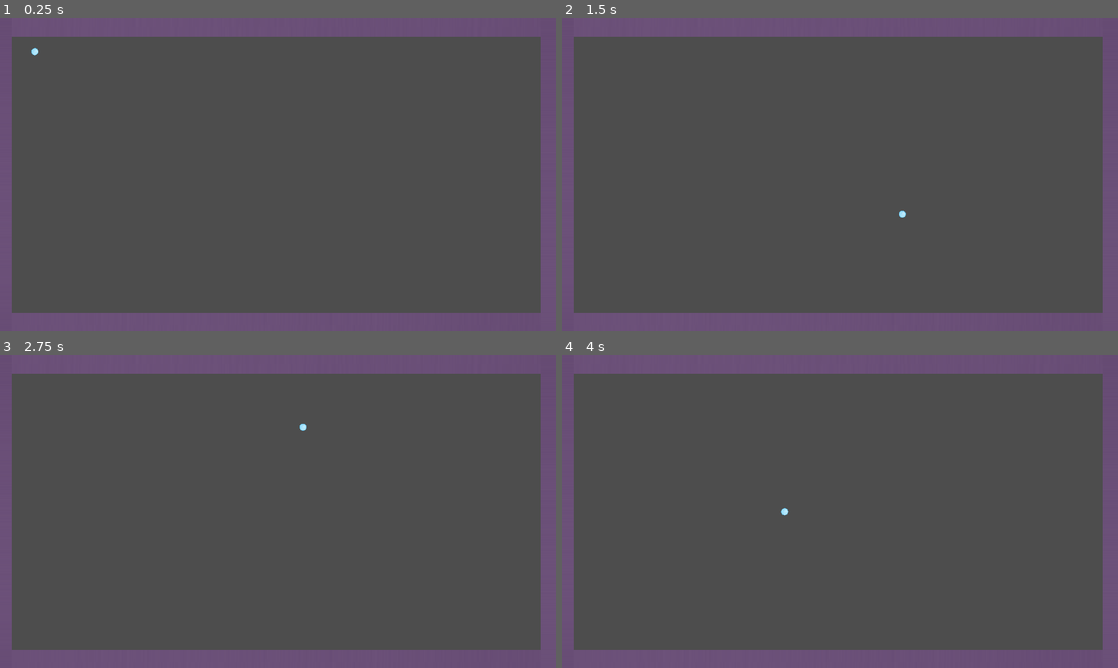
Above: before the commit, frames 1-4 (two rows, left to right).
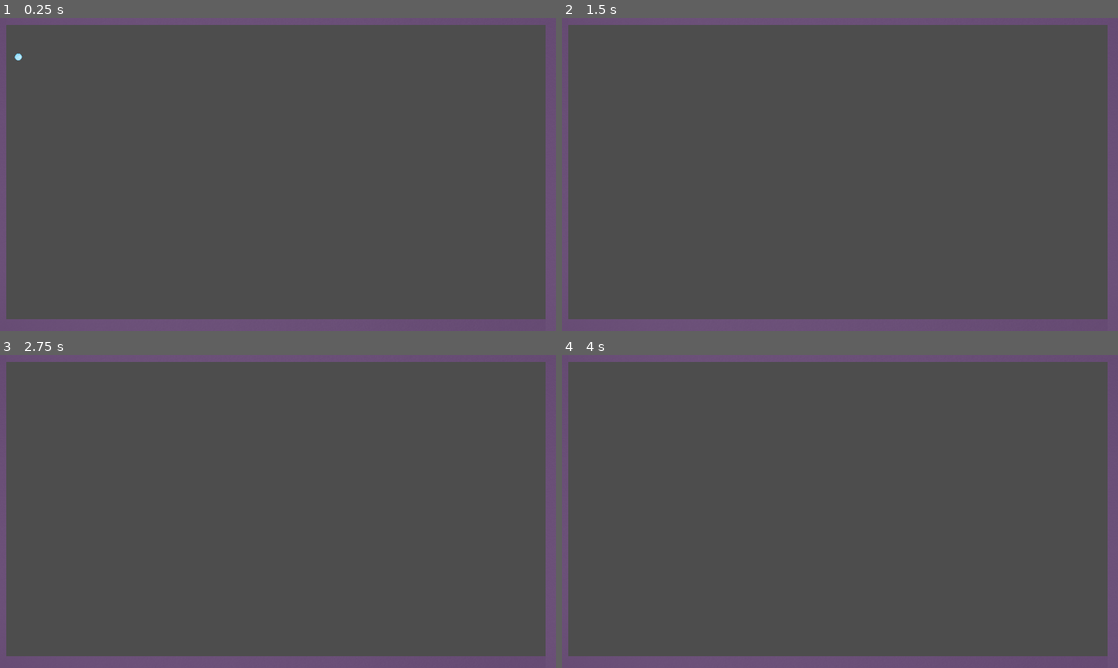
Above: after the commit, the same moments.

Repository: slinkp/godot-bounce-1
Game: Godot game, scene res://main.tscn
Same seed, same stepped clock (60 frames per second), same inputs: the game is played once before the commit and once after it.
Inputs:
- Up to frame 1 (0.25 s): no input
- Up to frame 2 (1.5 s): tap Enter at 1.25 s
- Up to frame 3 (2.75 s): tap Space at 2 s
- Up to frame 4 (4 s): tap Enter at 2.75 s; tap Space at 3.5 s

The runs differ from the first frame. In frame 1, 7.3% of the frame differs, in the area x 1-99%, y 2-97%; in frame 2, 7.3%; in frame 3, 7.3%; in frame 4, 7.3%.

Commit message:
Smaller walls again to see if continuous_cd prevents ball going through wall. Nope

Diff:
--- a/main.tscn
+++ b/main.tscn
@@ -11,19 +11,19 @@
 [node name="WallContainer" type="Node" parent="."]
 
 [node name="wall_t" parent="WallContainer" instance=ExtResource("2_34x0j")]
-position = Vector2(576, -164)
-scale = Vector2(2.88135, 20.2792)
+position = Vector2(595, 2)
+scale = Vector2(1.60135, 1.23918)
 
 [node name="wall_b" parent="WallContainer" instance=ExtResource("2_34x0j")]
-position = Vector2(556, 856)
-scale = Vector2(2.31887, 24.5293)
+position = Vector2(552, 636)
+scale = Vector2(1.47887, 1.24931)
 
 [node name="wall_r" parent="WallContainer" instance=ExtResource("2_34x0j")]
-position = Vector2(1565, 370)
+position = Vector2(1142, 359)
 rotation = -1.57074
-scale = Vector2(0.954732, 44.4781)
+scale = Vector2(0.994732, 1.20655)
 
 [node name="wall_l" parent="WallContainer" instance=ExtResource("2_34x0j")]
-position = Vector2(-400, 306)
+position = Vector2(1, 318)
 rotation = -1.57074
-scale = Vector2(0.954732, 42.4381)
+scale = Vector2(0.874732, 1.1982)
